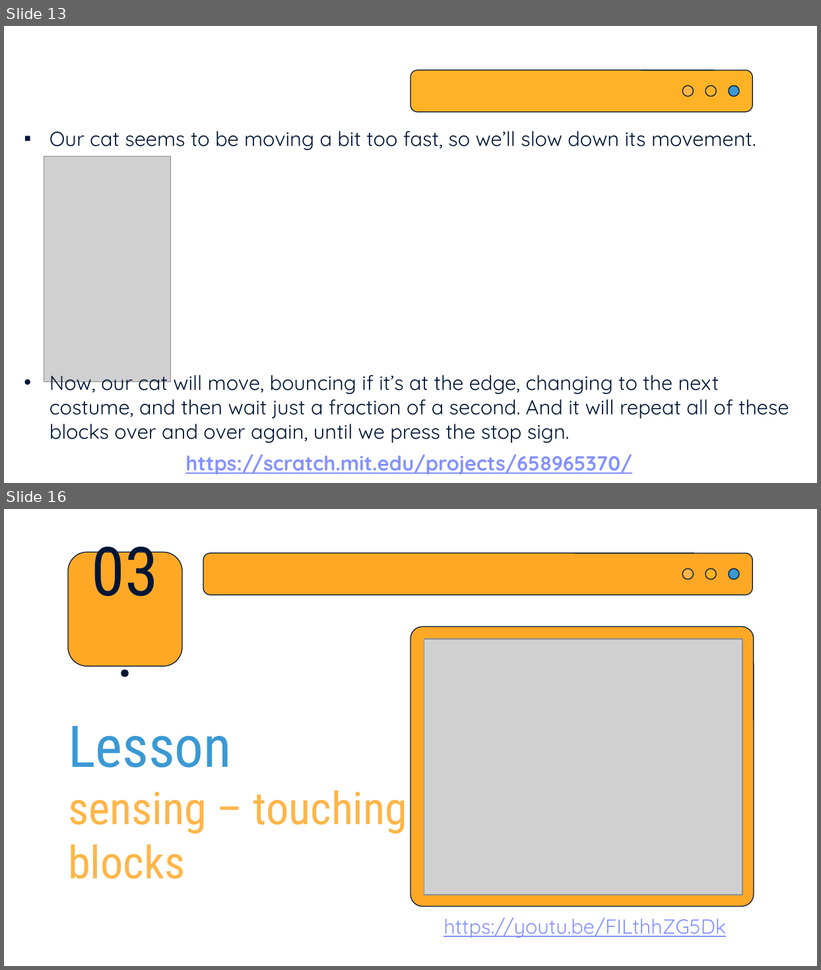
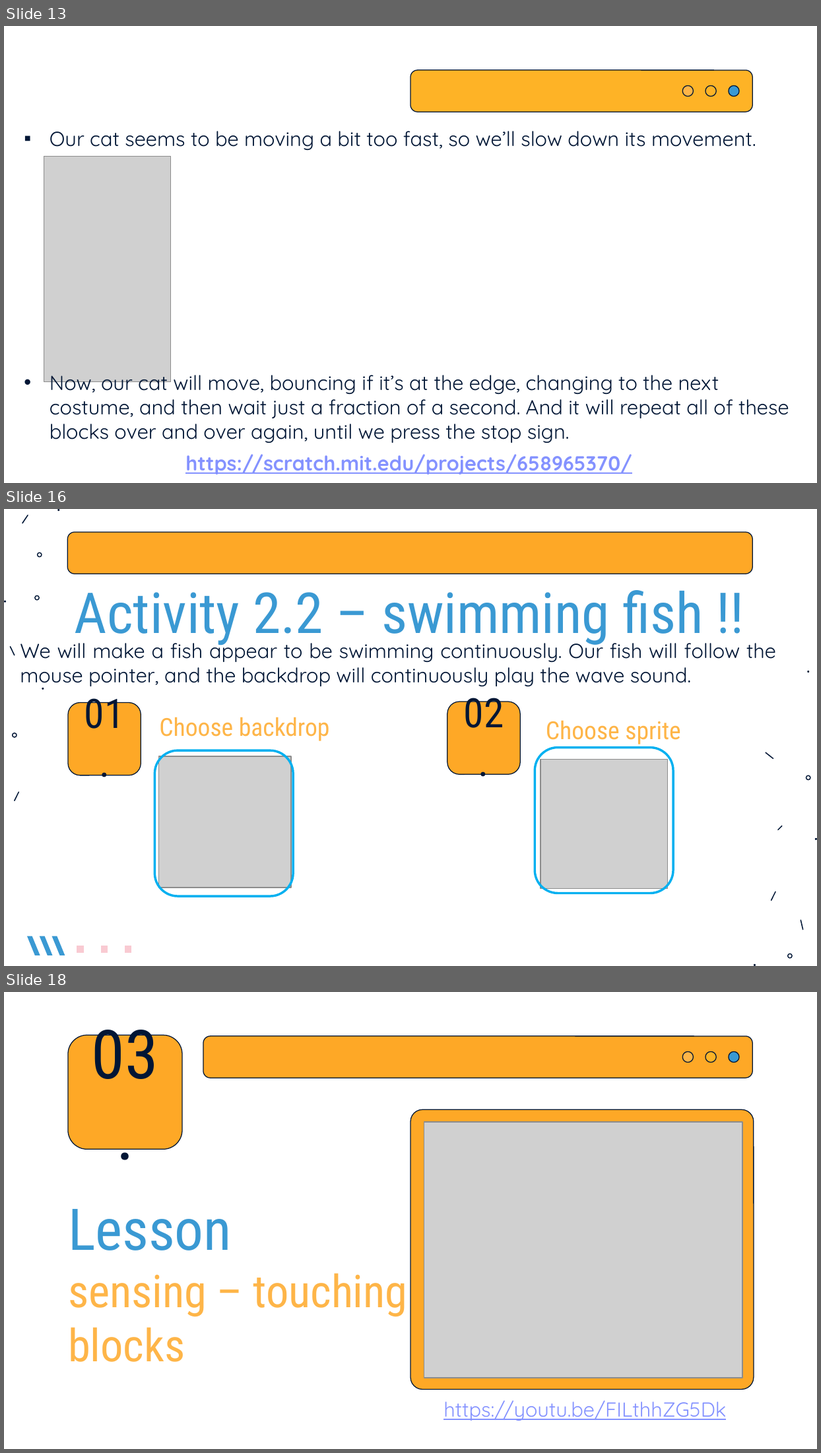
Before and after one commit to Vanshika-Mittal/scratch-tutorial, a slide deck: Scratch-Conditionals/Scratch-Conditionals.pptx. Shown one above the other, each under a label of ours: slides 13 and 16 before the commit, slides 13, 16 and 18 after it; the slides between them are not shown. The pictures are 821x970 and 821x1453 pixels, drawn with LibreOffice and Linux fonts; fonts in the diff are those of the drawing; grey boxes stand for pictures. Boxes give left, top, right and bottom in pixels: in the first picture for what was removed or moved away, otherwise in the second. Text is boxed around its words. In the diff, an @@ line names an element or a change of style, - is before the commit and + after.

```diff
--- a/Scratch-Conditionals/Scratch-Conditionals.pptx
+++ b/Scratch-Conditionals/Scratch-Conditionals.pptx
@@ slide 16 added at (4, 509, 817, 966), background #FFFFFF @@
@@ rounded rectangle added at (67, 531, 753, 573), fill #FEA826, outline #011635 0.75 pt @@
@@ group added at (4, 509, 59, 802): 9 freeform shapes @@
@@ title added at (75, 590, 704, 647), 50 pt, text #3A99D3 @@
+Activity 2.2 – swimming fish !!
@@ subtitle added at (20, 637, 776, 689), 18 pt, text #011635 @@
+We will make a fish appear to be swimming continuously. Our fish will follow the mouse pointer, and the backdrop will continuously play the wave sound.
@@ rounded rectangle added at (68, 702, 141, 776), fill #FEA826, outline #011635 0.75 pt @@
@@ title added at (85, 691, 125, 729), 36 pt, text #011635 @@
+01.
@@ rounded rectangle added at (447, 702, 520, 775), fill #FEA826, outline #011635 0.75 pt @@
@@ title added at (464, 691, 504, 728), 36 pt, text #011635 @@
+02.
@@ subtitle added at (159, 717, 330, 741), 22 pt, text #FEB548 @@
+Choose backdrop
@@ subtitle added at (546, 720, 680, 745), 22 pt, text #FEB548 @@
+Choose sprite
@@ rounded rectangle added at (154, 751, 292, 896), outline #00B0F0 2 pt @@
@@ picture added at (159, 757, 292, 888) @@
@@ rounded rectangle added at (535, 748, 673, 894), outline #00B0F0 2 pt @@
@@ picture added at (541, 759, 667, 889) @@
@@ group added at (754, 671, 817, 966): 9 freeform shapes @@
@@ freeform shape added at (26, 937, 40, 956), fill #3A99D3 @@
@@ freeform shape added at (40, 937, 53, 956), fill #3A99D3 @@
@@ freeform shape added at (52, 937, 65, 956), fill #3A99D3 @@
@@ freeform shape added at (77, 947, 85, 954), fill #F9CAD2 @@
@@ freeform shape added at (101, 947, 107, 954), fill #F9CAD2 @@
@@ freeform shape added at (124, 947, 131, 954), fill #F9CAD2 @@
@@ what was slide 16 is now slide 18 @@
```
Also in this commit, not shown: 2 slides changed, 2 other slides added, 1 slide removed.
